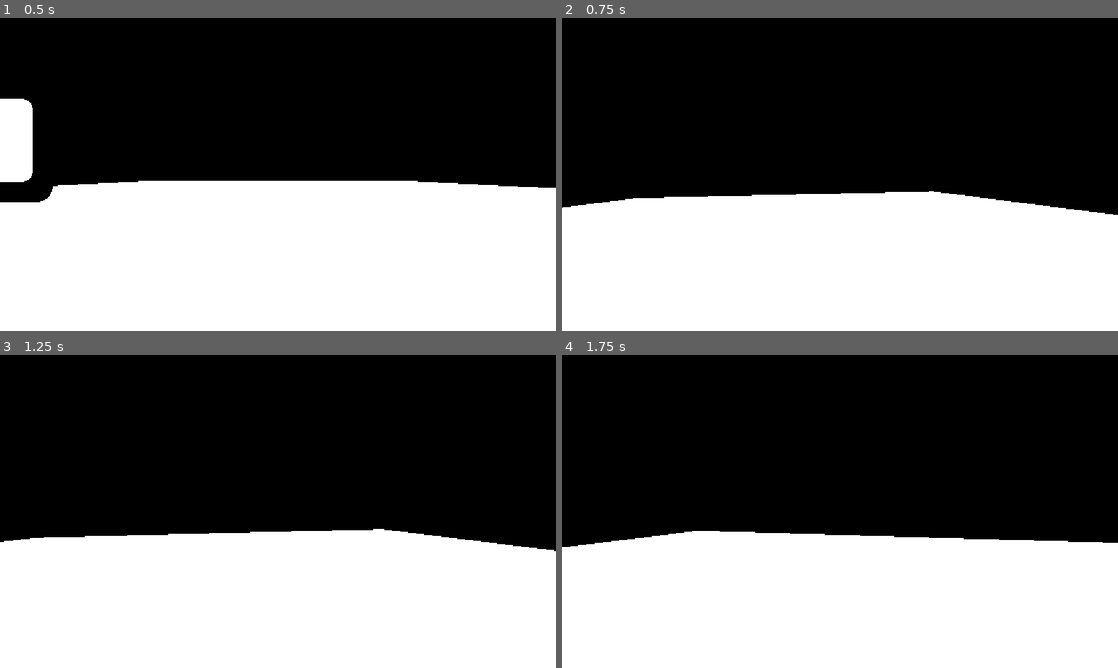
Above: before the commit, frames 1-4 (two rows, left to right).
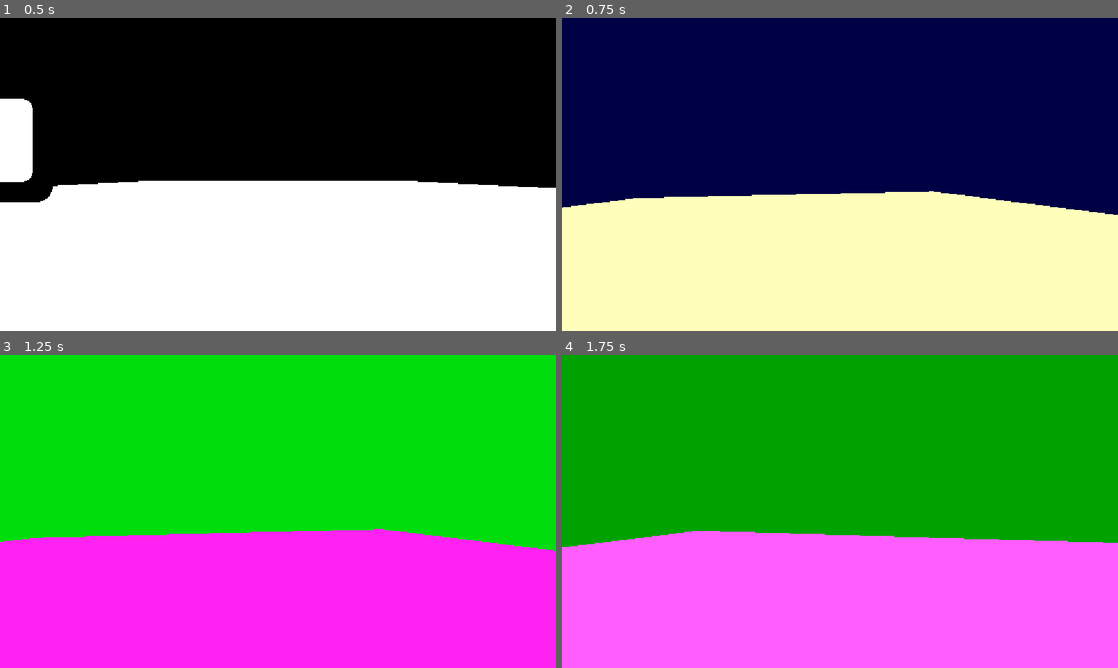
Above: after the commit, the same moments.

Repository: gorkareplay/lens
Game: Godot game, scene res://Scenes/main.tscn
The game is run twice, just before and just after one commit, with the same random seed, the same clock (stepped at 60 frames per second) and the same inputs. The engine's default icon, where the game draws it, is replaced by a stand-in: a white triangle on a blue panel in a dark square.
Inputs (mouse positions are in pixels of both pictures, inside the frame that each line leads up to):
- Up to frame 1 (0.5 s): no input
- Up to frame 2 (0.75 s): tap Enter (ui_accept) at 0.5 s; move the mouse to (867, 174) at 0.52 s; hold Up (ui_up) from 0.53 s (still down); tap 4 (blue_lens, bound only after the commit) at 0.6 s; click (867, 174) at 0.67 s
- Up to frame 3 (1.25 s): keep holding Up (ui_up); tap Enter (ui_accept) at 0.77 s; tap 3 (green_lens, bound only after the commit) at 0.8 s
- Up to frame 4 (1.75 s): keep holding Up (ui_up); move the mouse to (812, 511) at 1.27 s; tap 3 (green_lens, bound only after the commit) at 1.35 s; tap Enter (ui_accept) at 1.52 s; tap 1 (no_lens, bound only after the commit) at 1.55 s

Frame 1 is identical in both runs. In frame 2, 100% of the frame differs, in the area x 0-100%, y 0-100%; in frame 3, 100%; in frame 4, 100%.

Commit message:
created lenses

Diff:
--- a/Scenes/main.gd
+++ b/Scenes/main.gd
@@ -6,10 +6,10 @@
 
 
 # Called every frame. 'delta' is the elapsed time since the previous frame.
-func _process(delta: float) -> void:
+func _process(_delta: float) -> void:
 	pass
 
-func _input(event: InputEvent) -> void:
+func _input(_event: InputEvent) -> void:
 	if Input.is_action_just_pressed("ui_cancel"):
 		get_tree().paused = true
 		Input.mouse_mode = Input.MOUSE_MODE_VISIBLE
--- a/Scenes/main.tscn
+++ b/Scenes/main.tscn
@@ -4,6 +4,7 @@
 [ext_resource type="PackedScene" uid="uid://bx3i7n6agrjxy" path="res://Scenes/player.tscn" id="1_jjgbg"]
 [ext_resource type="PackedScene" uid="uid://crs2qme6ukli" path="res://Scenes/interactable.tscn" id="2_bo1nx"]
 [ext_resource type="Script" uid="uid://da6udrssgufhh" path="res://Scenes/ui.gd" id="4_jjvhh"]
+[ext_resource type="PackedScene" uid="uid://bpouhpt78oiox" path="res://Scenes/post_fx.tscn" id="5_kry3j"]
 
 [sub_resource type="BoxShape3D" id="BoxShape3D_dkbjm"]
 size = Vector3(2, 0, 2)
@@ -17,13 +18,13 @@
 process_mode = 1
 script = ExtResource("1_8gbba")
 
-[node name="StaticBody3D" type="StaticBody3D" parent="." unique_id=1937304955]
+[node name="Platform" type="StaticBody3D" parent="." unique_id=1937304955]
 
-[node name="CollisionShape3D" type="CollisionShape3D" parent="StaticBody3D" unique_id=1198941447]
+[node name="CollisionShape3D" type="CollisionShape3D" parent="Platform" unique_id=1198941447]
 transform = Transform3D(10, 0, 0, 0, 10, 0, 0, 0, 10, 0, 0, 0)
 shape = SubResource("BoxShape3D_dkbjm")
 
-[node name="MeshInstance3D" type="MeshInstance3D" parent="StaticBody3D" unique_id=1919369410]
+[node name="MeshInstance3D" type="MeshInstance3D" parent="Platform" unique_id=1919369410]
 transform = Transform3D(10, 0, 0, 0, 10, 0, 0, 0, 10, 0, 0, 0)
 mesh = SubResource("PlaneMesh_ti3qb")
 
@@ -54,4 +55,10 @@
 disabled = true
 text = "resume you blackie"
 
+[node name="CanvasLayer" parent="." unique_id=1674007050 instance=ExtResource("5_kry3j")]
+
+[connection signal="blue_lens_signal" from="Player" to="CanvasLayer" method="_on_player_blue_lens_signal"]
+[connection signal="green_lens_signal" from="Player" to="CanvasLayer" method="_on_player_green_lens_signal"]
+[connection signal="no_lens_signal" from="Player" to="CanvasLayer" method="_on_player_no_lens_signal"]
+[connection signal="red_lens_signal" from="Player" to="CanvasLayer" method="_on_player_red_lens_signal"]
 [connection signal="pressed" from="UI/ResumeButton" to="UI" method="_on_resume_button_pressed"]
--- a/Scenes/player.tscn
+++ b/Scenes/player.tscn
@@ -21,7 +21,7 @@
 script = ExtResource("2_hqtel")
 
 [node name="RayCast3D" type="RayCast3D" parent="CameraPivot/SpringArm3D/Camera3D" unique_id=681123607]
-transform = Transform3D(1, 0, 0, 0, -0.0031614131, -0.999995, 0, 0.999995, -0.0031614131, 0, -5.9604645e-08, 0)
+transform = Transform3D(1.4, 0, 0, 0, -6.119594e-08, -1.4, 0, 1.4, -6.119594e-08, 0, -5.9604645e-08, 0.4833967)
 collision_mask = 2
 
 [node name="SoundPlayer" type="AudioStreamPlayer" parent="." unique_id=9180040]
--- /dev/null
+++ b/Scenes/post_fx.gd
@@ -0,0 +1,55 @@
+extends CanvasLayer
+
+@onready var colorrect: ColorRect = $ColorRect
+@onready var shader_material: ShaderMaterial = colorrect.material as ShaderMaterial
+
+# Keeps track of the active tween so we can cancel/restart it smoothly
+var color_tween: Tween
+
+func _ready() -> void:
+	pass
+
+func _process(_delta: float) -> void:
+	pass
+
+# Helper function to smoothly transition both colors over 1 second. ai made it
+func transition_to_colors(target_a: Color, target_b: Color) -> void:
+	# If a tween is already running, kill it so we can start a new smooth blend from the current spot
+	if color_tween and color_tween.is_valid():
+		color_tween.kill()
+
+	# Grab the current shader colors as our starting point
+	var start_a = shader_material.get_shader_parameter("color_a")
+	var start_b = shader_material.get_shader_parameter("color_b")
+
+	# Fallback safety check if they haven't been initialized yet
+	if start_a == null: start_a = Color(0, 0, 0, 1)
+	if start_b == null: start_b = Color(1, 1, 1, 1)
+
+	# Create a new tween that runs both properties in parallel over 1.0 second
+	color_tween = create_tween().set_parallel(true)
+
+	color_tween.tween_method(
+		func(c: Color) -> void: shader_material.set_shader_parameter("color_a", c),
+		start_a, target_a, 0.5
+	)
+	color_tween.tween_method(
+		func(c: Color) -> void: shader_material.set_shader_parameter("color_b", c),
+		start_b, target_b, 0.5
+	)
+
+func _on_player_no_lens_signal() -> void:
+	print("nolens")
+	transition_to_colors(Color(0, 0, 0, 1), Color(1, 1, 1, 1)) # Black to White
+
+func _on_player_red_lens_signal() -> void:
+	print("redlens")
+	transition_to_colors(Color(1, 0, 0, 1), Color(0, 1, 1, 1)) # Red to Green
+
+func _on_player_green_lens_signal() -> void:
+	print("greenlens")
+	transition_to_colors(Color(0, 1, 0, 1), Color(1, 0, 1, 1)) # Green to Magenta
+
+func _on_player_blue_lens_signal() -> void:
+	print("bluelens")
+	transition_to_colors(Color(0, 0, 1, 1), Color(1, 1, 0, 1)) # Blue to Yellow
--- a/Scenes/post_fx.tscn
+++ b/Scenes/post_fx.tscn
@@ -1,6 +1,7 @@
 [gd_scene format=3 uid="uid://bpouhpt78oiox"]
 
 [ext_resource type="Shader" uid="uid://bpjiy7vjv0lvg" path="res://1bit.gdshader" id="1_7uwcl"]
+[ext_resource type="Script" uid="uid://b552j5ips72of" path="res://Scenes/post_fx.gd" id="1_hyrtn"]
 
 [sub_resource type="ShaderMaterial" id="ShaderMaterial_jeaex"]
 shader = ExtResource("1_7uwcl")
@@ -9,6 +10,7 @@
 
 [node name="CanvasLayer" type="CanvasLayer" unique_id=1674007050]
 layer = 128
+script = ExtResource("1_hyrtn")
 
 [node name="ColorRect" type="ColorRect" parent="." unique_id=1021472019]
 material = SubResource("ShaderMaterial_jeaex")
--- a/Scripts/player.gd
+++ b/Scripts/player.gd
@@ -11,6 +11,11 @@
 @export var air_friction := 0.5
 @export var jump_velocity := 4.5
 
+# signals
+signal no_lens_signal
+signal red_lens_signal
+signal green_lens_signal
+signal blue_lens_signal
 
 var gravity: float = ProjectSettings.get_setting("physics/3d/default_gravity")
 
@@ -57,3 +62,16 @@
 		velocity.z = horizontal.z
 
 		move_and_slide()
+
+func _input(_event: InputEvent) -> void:
+	if Input.is_action_just_pressed("no_lens"):
+		emit_signal("no_lens_signal")
+
+	if Input.is_action_just_pressed("red_lens"):
+		emit_signal("red_lens_signal")
+
+	if Input.is_action_just_pressed("green_lens"):
+		emit_signal("green_lens_signal")
+
+	if Input.is_action_just_pressed("blue_lens"):
+		emit_signal("blue_lens_signal")
--- a/project.godot
+++ b/project.godot
@@ -18,7 +18,6 @@
 [autoload]
 
 Dialogue="*uid://dy3nmgkw3dcjn"
-PostFx="*uid://bpouhpt78oiox"
 
 [display]
 
@@ -68,6 +67,26 @@
 "events": [Object(InputEventKey,"resource_local_to_scene":false,"resource_name":"","device":-1,"window_id":0,"alt_press …(192 unchanged characters)…
 ]
 }
+no_lens={
+"deadzone": 0.2,
+"events": [Object(InputEventKey,"resource_local_to_scene":false,"resource_name":"","device":-1,"window_id":0,"alt_pressed":false,"shift_pressed":false,"ctrl_pressed":false,"meta_pressed":false,"pressed":false,"keycode":0,"physical_keycode":49,"key_label":0,"unicode":49,"location":0,"echo":false,"script":null)
+]
+}
+red_lens={
+"deadzone": 0.2,
+"events": [Object(InputEventKey,"resource_local_to_scene":false,"resource_name":"","device":-1,"window_id":0,"alt_pressed":false,"shift_pressed":false,"ctrl_pressed":false,"meta_pressed":false,"pressed":false,"keycode":0,"physical_keycode":50,"key_label":0,"unicode":50,"location":0,"echo":false,"script":null)
+]
+}
+green_lens={
+"deadzone": 0.2,
+"events": [Object(InputEventKey,"resource_local_to_scene":false,"resource_name":"","device":-1,"window_id":0,"alt_pressed":false,"shift_pressed":false,"ctrl_pressed":false,"meta_pressed":false,"pressed":false,"keycode":0,"physical_keycode":51,"key_label":0,"unicode":51,"location":0,"echo":false,"script":null)
+]
+}
+blue_lens={
+"deadzone": 0.2,
+"events": [Object(InputEventKey,"resource_local_to_scene":false,"resource_name":"","device":-1,"window_id":0,"alt_pressed":false,"shift_pressed":false,"ctrl_pressed":false,"meta_pressed":false,"pressed":false,"keycode":0,"physical_keycode":52,"key_label":0,"unicode":52,"location":0,"echo":false,"script":null)
+]
+}
 
 [physics]
 
Not shown, added: Scenes/post_fx.gd.uid
